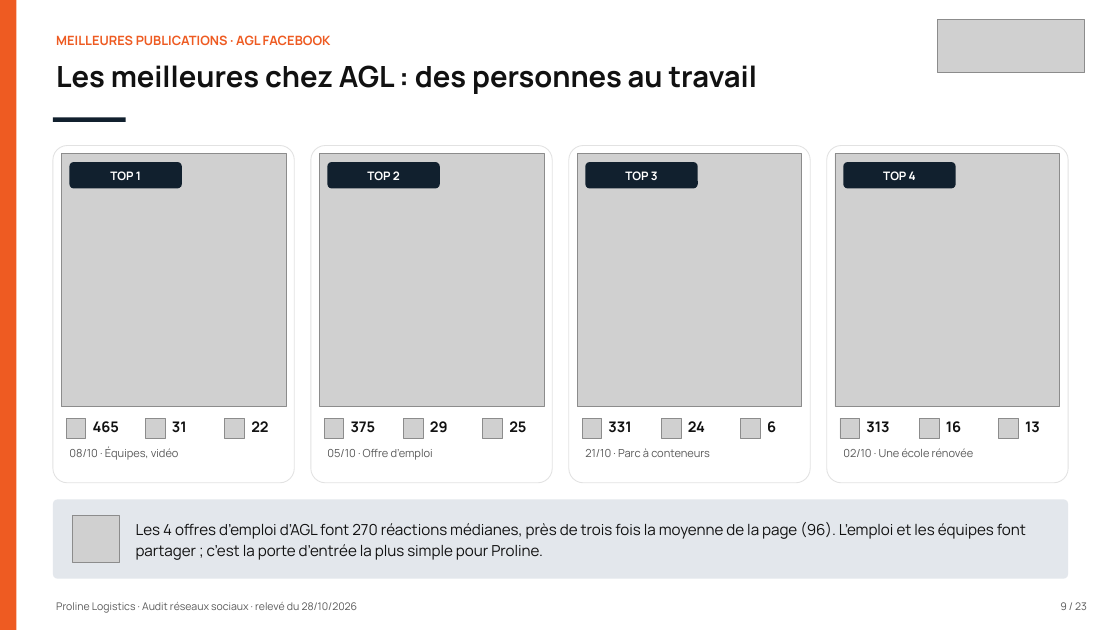
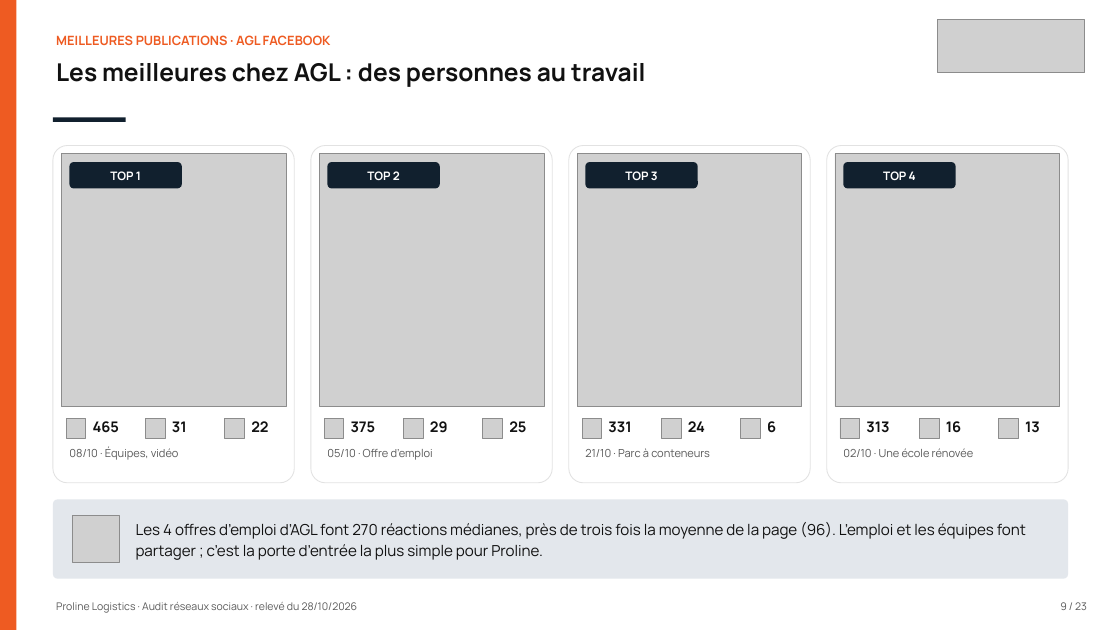
Before and after one commit to leslita06/fatima-unifood-fictif, a slide deck: slide 9 of tmp-tj/261028_proline-logistics_audit-reseaux-sociaux_v1.pptx. Drawn at 1120x630 pixels with LibreOffice and Linux fonts; fonts in the diff are those of the drawing; grey boxes stand for pictures. Boxes give left, top, right and bottom in pixels: in the first picture for what was removed or moved away, otherwise in the second. Text is boxed around its words. In the diff, an @@ line names an element or a change of style, - is before the commit and + after.

```diff
--- a/tmp-tj/261028_proline-logistics_audit-reseaux-sociaux_v1.pptx
+++ b/tmp-tj/261028_proline-logistics_audit-reseaux-sociaux_v1.pptx
@@ text "Les meilleures chez AGL : ..." at box(56, 63, 645, 87): size 25 to 21 pt @@
```
Also in this commit, not shown: 5 other slides changed.
